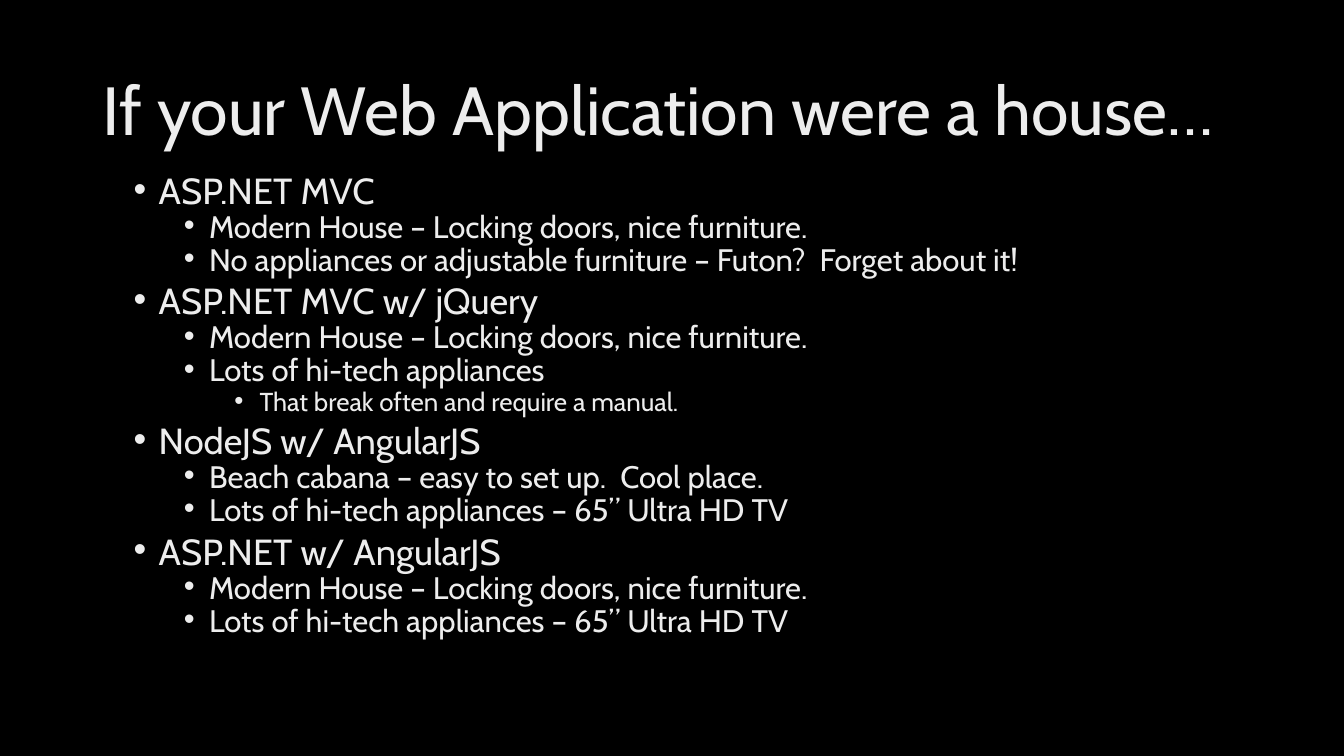
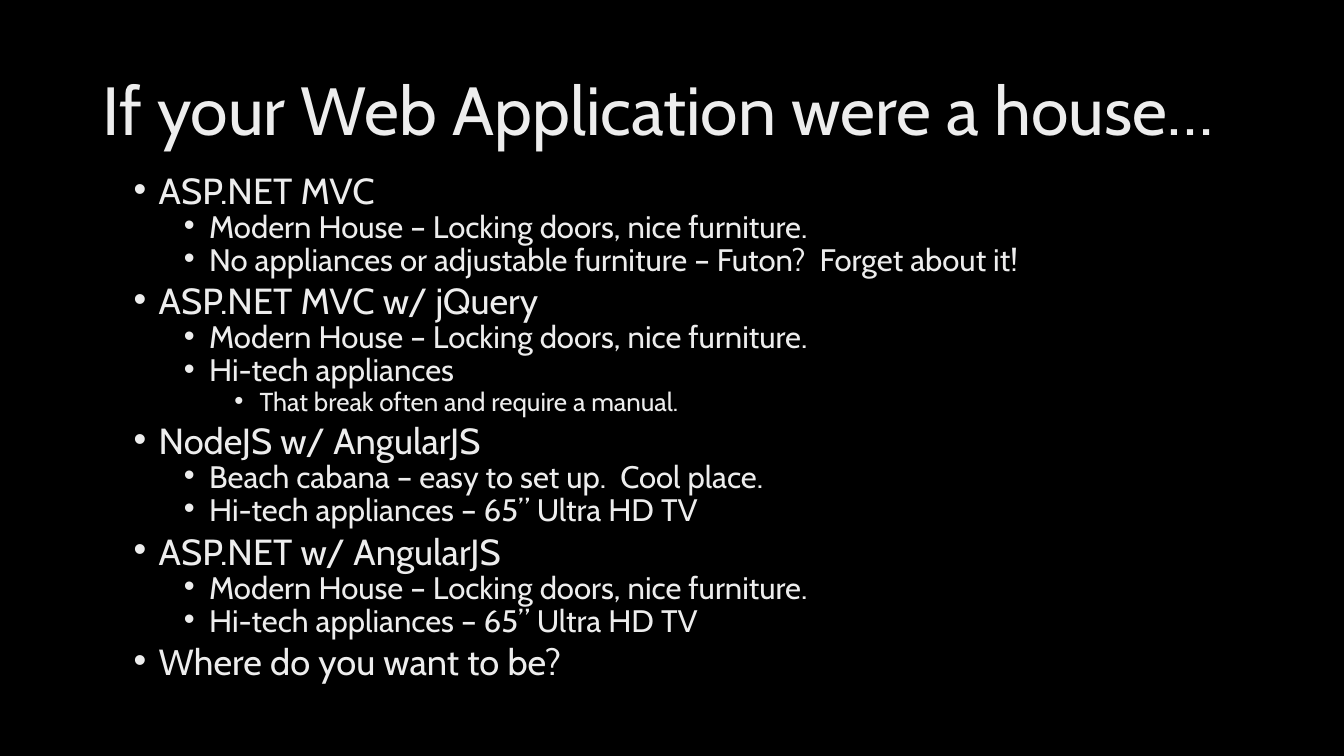
Before and after one commit to ryanlangton/angularjs-mvc, a slide deck: slide 37 of AngularJSdotNet.pptx (slide 33 before the commit). Drawn at 1344x756 pixels with LibreOffice and Linux fonts; fonts in the diff are those of the drawing; background and template pictures are left out. Boxes give left, top, right and bottom in pixels: in the first picture for what was removed or moved away, otherwise in the second. Text is boxed around its words. In the diff, an @@ line names an element or a change of style, - is before the commit and + after.

```diff
--- a/AngularJSdotNet.pptx
+++ b/AngularJSdotNet.pptx
@@ text at (209,357,454,389): text changed @@
-  • Lots of hi-tech appliances
+  • Hi-tech appliances
@@ text at (209,494,698,528): text changed @@
-  • Lots of hi-tech appliances – 65” Ultra HD TV
+  • Hi-tech appliances – 65” Ultra HD TV
@@ text at (159,605,698,684): text changed @@
-  • Lots of hi-tech appliances – 65” Ultra HD TV
+  • Hi-tech appliances – 65” Ultra HD TV
+• Where do you want to be?
```
Also in this commit, not shown: 16 other slides changed, 9 slides added, 5 slides removed, 26 other files.
